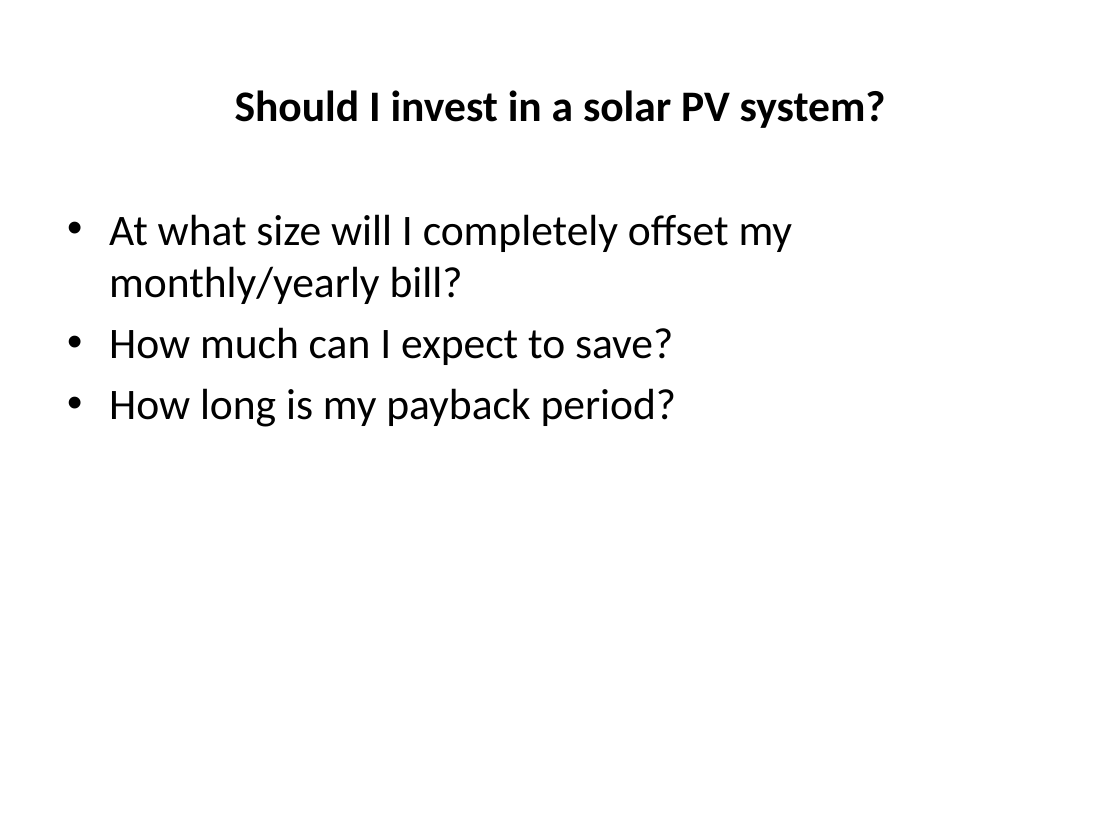
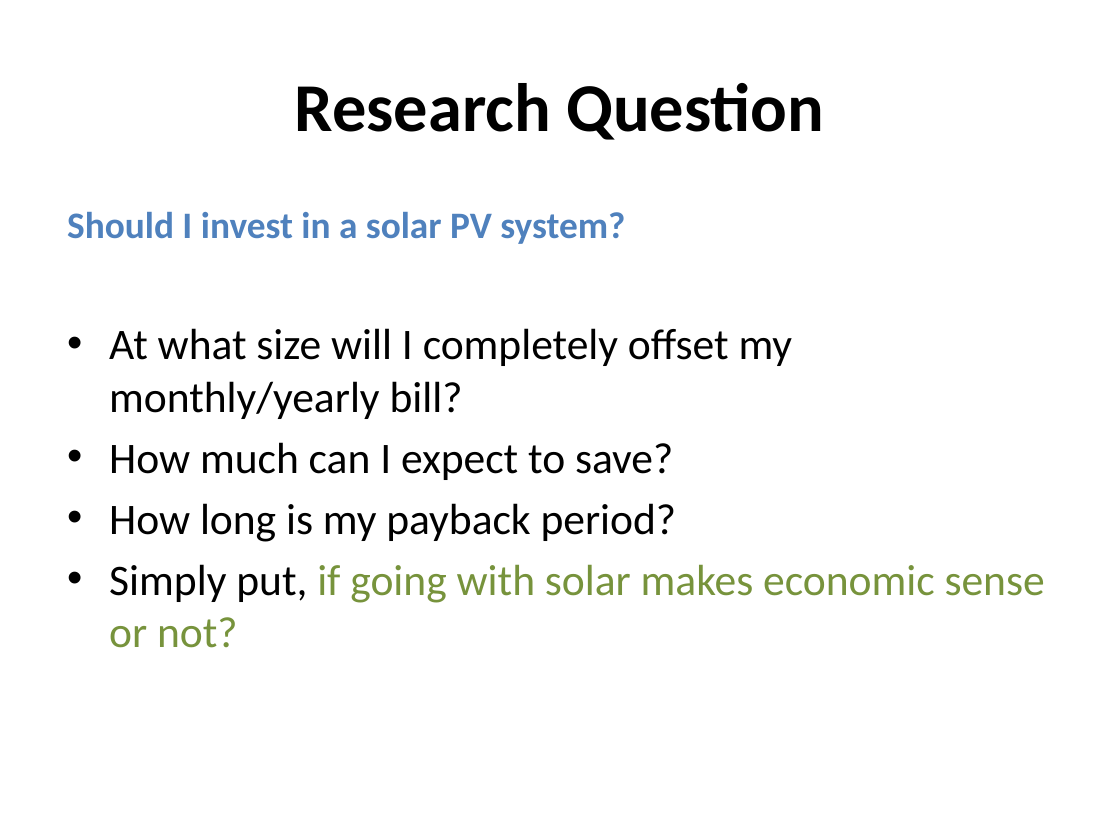
Before and after one commit to Nguyver/DATA621, a slide deck: slide 7 of DATA604_Final/DATA604_Final_Presentation.pptx (slide 6 before the commit). Drawn at 1120x840 pixels with LibreOffice and Linux fonts; fonts in the diff are those of the drawing; background and template pictures are left out. Boxes give left, top, right and bottom in pixels: in the first picture for what was removed or moved away, otherwise in the second. Text is boxed around its words. In the diff, an @@ line names an element or a change of style, - is before the commit and + after.

```diff
--- a/DATA604_Final/DATA604_Final_Presentation.pptx
+++ b/DATA604_Final/DATA604_Final_Presentation.pptx
@@ title at <box>295,83,824,140</box>: text changed; size 28 to 44 pt @@
-Should I invest in a solar PV system?
+Research Question
@@ text at <box>67,212,625,244</box>: paragraph added @@
+Should I invest in a solar PV system?
@@ text at <box>109,564,1045,648</box>: paragraph added @@
+• Simply put, if going with solar makes economic sense or not?
```
Also in this commit, not shown: 4 other slides changed, 6 slides added.
